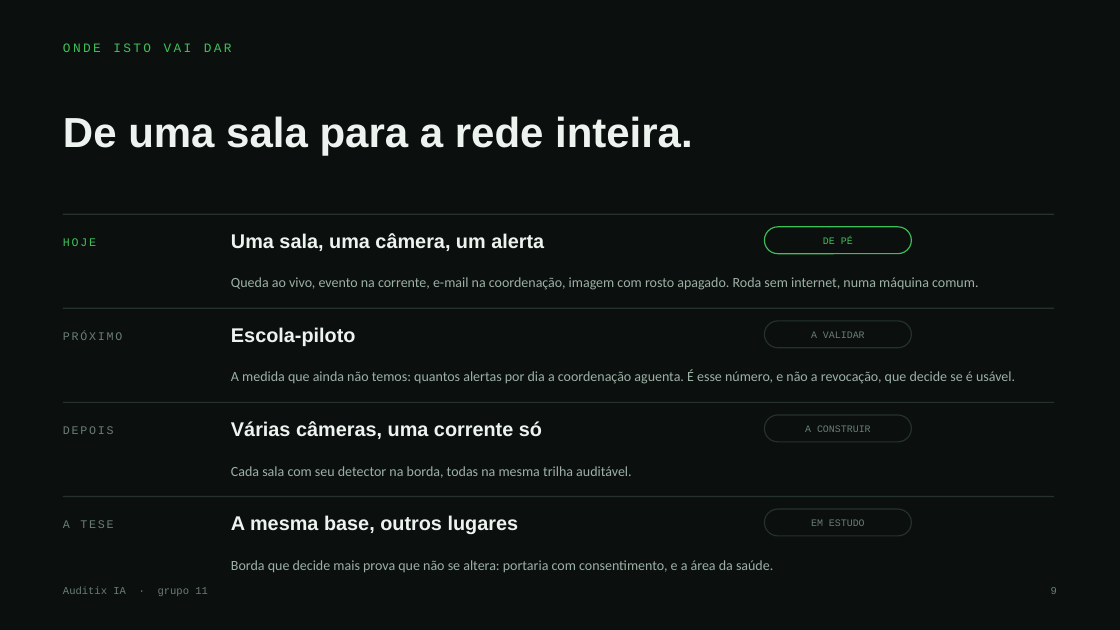
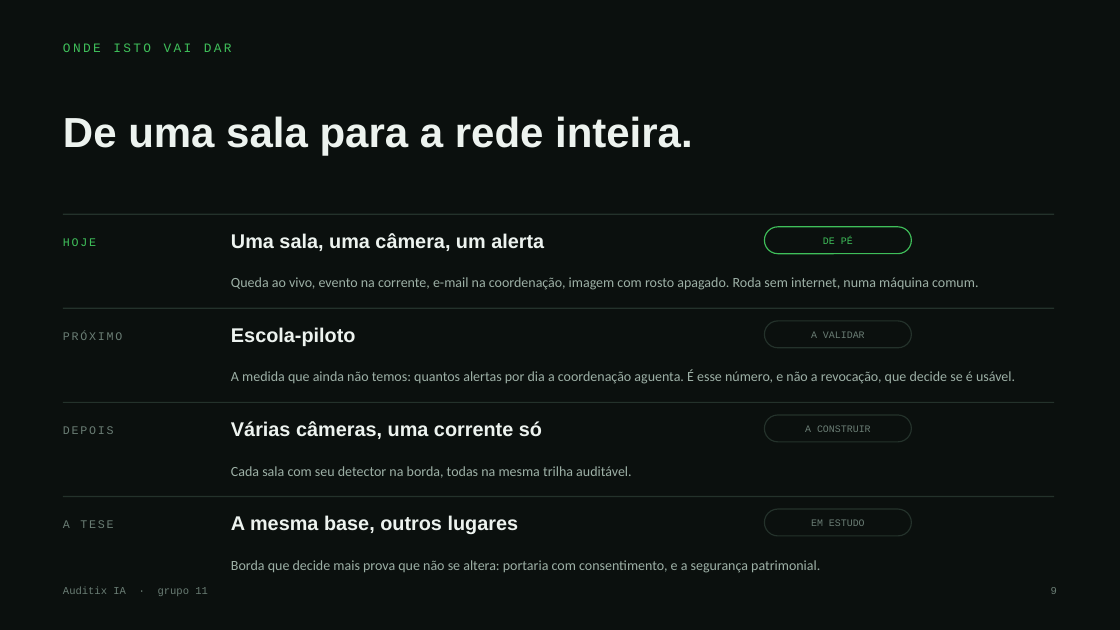
Before and after one commit to EnzoRenato16/Next, a slide deck: slide 9 of Auditix-slides.pptx. Drawn at 1120x630 pixels with LibreOffice and Linux fonts; fonts in the diff are those of the drawing. Boxes give left, top, right and bottom in pixels: in the first picture for what was removed or moved away, otherwise in the second. Text is boxed around its words. In the diff, an @@ line names an element or a change of style, - is before the commit and + after.

```diff
--- a/Auditix-slides.pptx
+++ b/Auditix-slides.pptx
@@ text at <box>231,560,820,573</box>: text changed @@
-Borda que decide mais prova que não se altera: portaria com consentimento, e a área da saúde.
+Borda que decide mais prova que não se altera: portaria com consentimento, e a segurança patrimonial.
```
Also in this commit, not shown: 19 other files.
